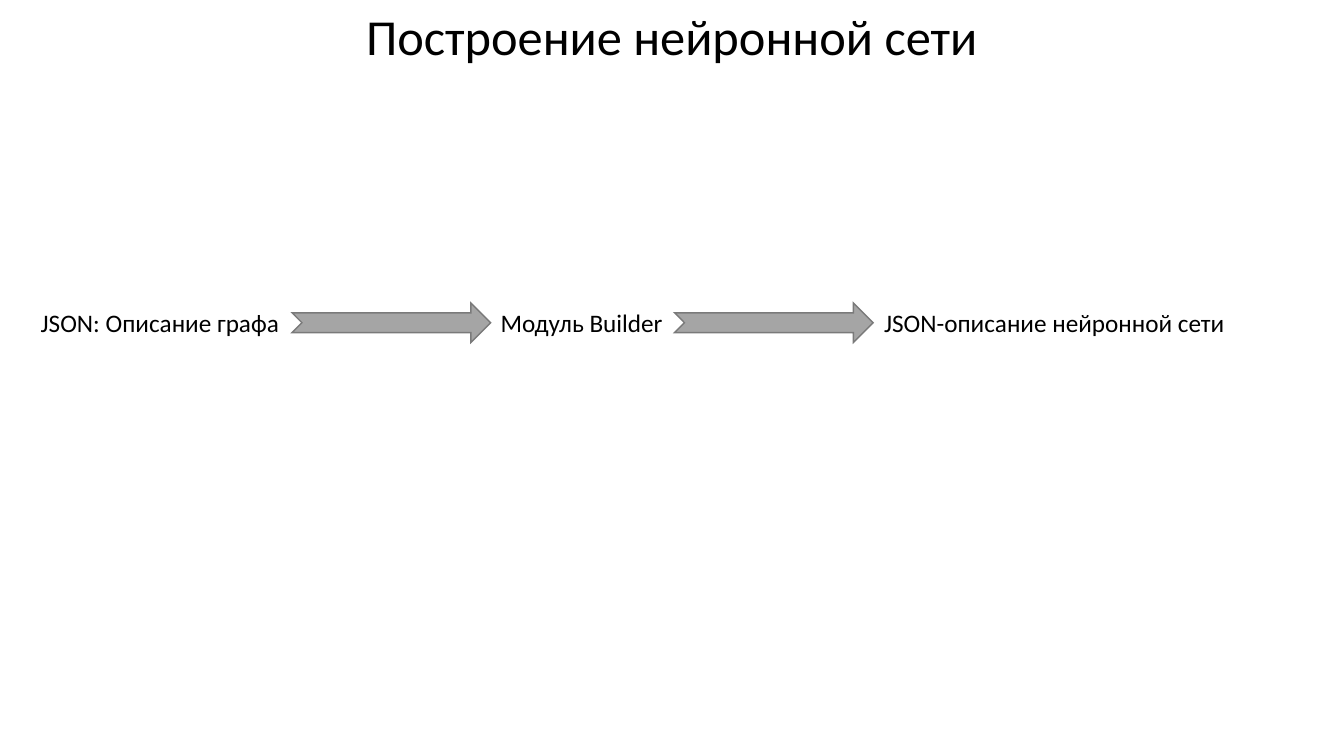
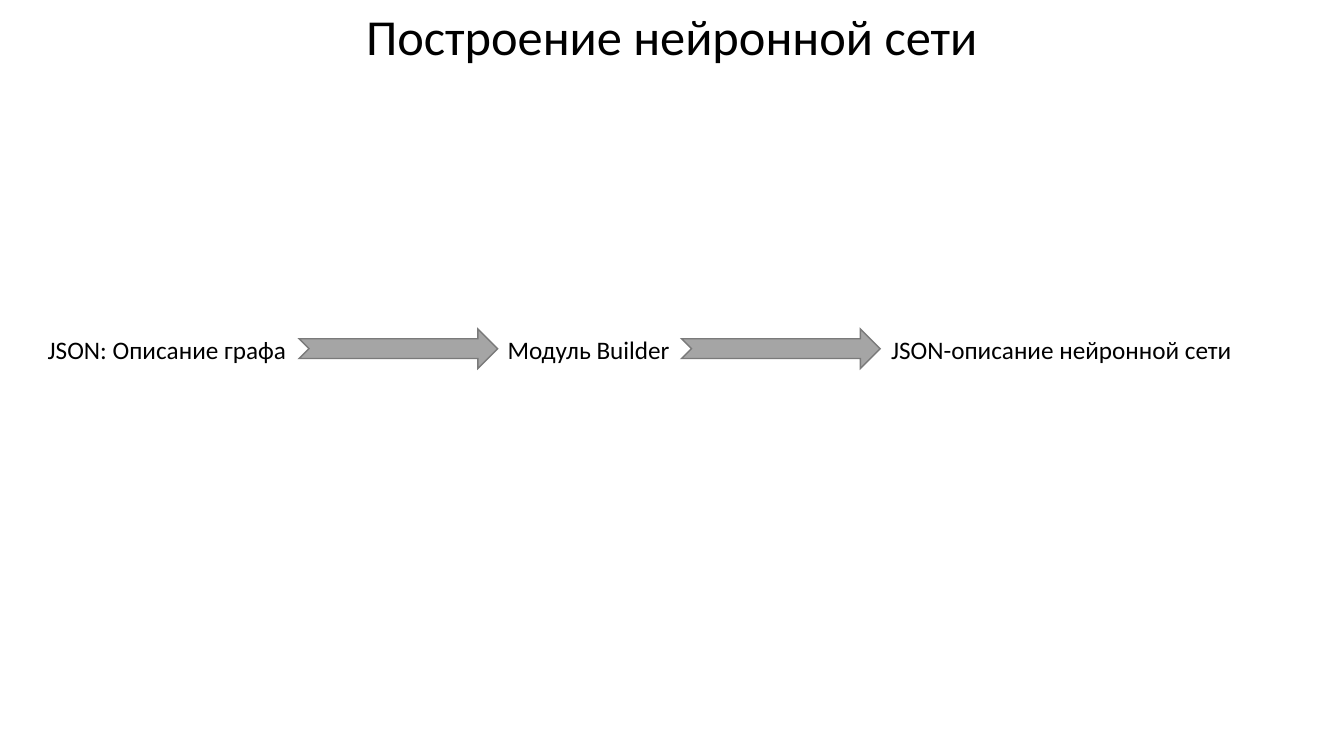
Before and after one commit to sevoster/hybrid-decision-making-system, a slide deck: slide 31 of docs/Синтетическая Презентация.pptx. Drawn at 1344x756 pixels with LibreOffice and Linux fonts; fonts in the diff are those of the drawing. Boxes give left, top, right and bottom in pixels: in the first picture for what was removed or moved away, otherwise in the second. Text is boxed around its words. In the diff, an @@ line names an element or a change of style, - is before the commit and + after.

```diff
--- a/docs/Синтетическая Презентация.pptx
+++ b/docs/Синтетическая Презентация.pptx
@@ 3 texts, 2 notched right arrows: place and size @@
-3 texts, 2 notched right arrows at (41, 303, 1224, 343)
+3 texts, 2 notched right arrows at (48, 329, 1231, 368)
```
Also in this commit, not shown: 18 other slides changed, 1 slide added, 1 slide removed, 2 other files.
